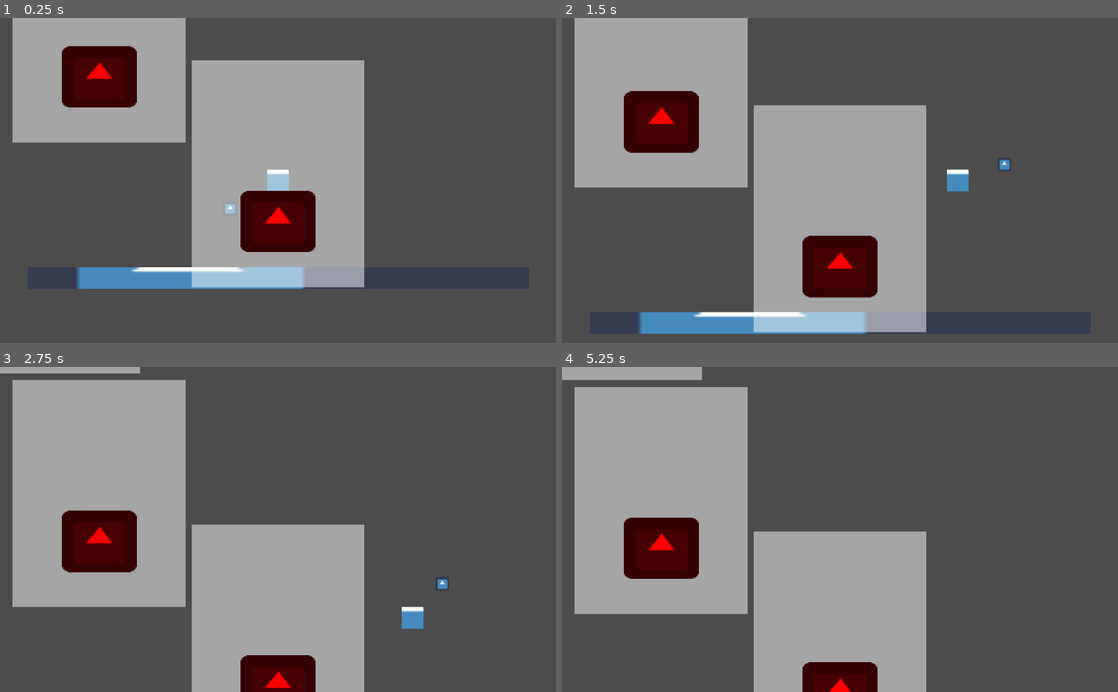
Above: before the commit, frames 1-4 (two rows, left to right).
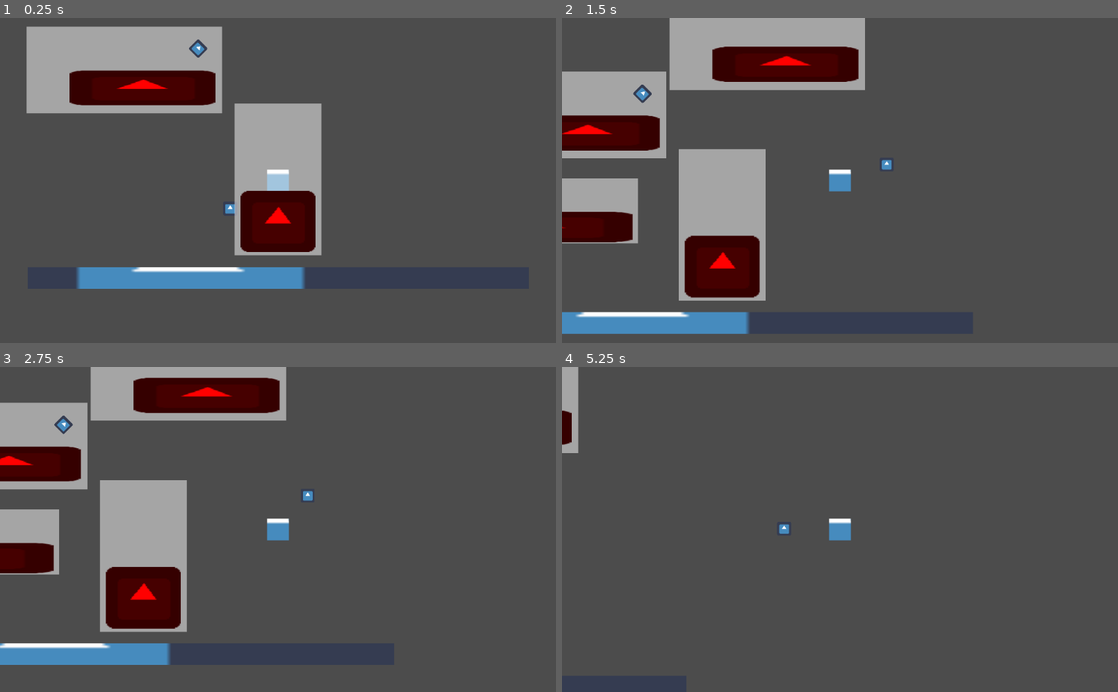
Above: after the commit, the same moments.

Repository: mdrgon1/GWJ-22-Spinzo
Game: Godot game, scene res://Main.tscn
The game is run twice, just before and just after one commit, with the same random seed, the same clock (stepped at 60 frames per second) and the same inputs. The engine's default icon, where the game draws it, is replaced by a stand-in: a white triangle on a blue panel in a dark square.
Inputs:
- Up to frame 1 (0.25 s): no input
- Up to frame 2 (1.5 s): hold E (throw_ball) 0.53-1.28 s; hold Right (move_right) from 0.53 s (still down); tap W (jump) at 0.77 s; tap X at 1.35 s
- Up to frame 3 (2.75 s): tap W (jump) at 1.52 s; release Right (move_right) at 2.03 s; hold A (move_left) from 2.03 s (still down); hold E (throw_ball) from 2.03 s (still down)
- Up to frame 4 (5.25 s): release A (move_left) at 2.78 s; release E (throw_ball) at 2.78 s; hold Right (move_right) 2.78-4.28 s; tap X at 2.85, 4.35 s; tap W (jump) at 3.02, 3.77, 4.52 s; hold E (throw_ball) 3.53-4.28 s; hold A (move_left) 4.28-5.03 s; hold Right (move_right) from 5.03 s (still down); hold E (throw_ball) from 5.03 s (still down)

The runs differ from the first frame. In frame 1, 22% of the frame differs, in the area x 2-66%, y 0-83%; in frame 2, 45%, in the area x 0-81%, y 0-98%; in frame 3, 39%; in frame 4, 39%.

Commit message:
levels can spawn 1 or 2 following levels

Diff:
--- a/Project/Scripts/Camera.gd
+++ b/Project/Scripts/Camera.gd
@@ -5,4 +5,5 @@
 onready var player = get_tree().get_nodes_in_group("player")[0]
 
 func _process(delta):
-	position.y = min(position.y, player.position.y + Y_OFFSET)
+	#position.y = min(position.y, player.position.y + Y_OFFSET)
+	position = player.position
--- a/Project/Scripts/MainLevel.gd
+++ b/Project/Scripts/MainLevel.gd
@@ -36,15 +36,18 @@
 
 		# create new levels if necessary
 		if(level.following_levels.size() == 0 && level.position.y >= upper_bound && abs(level.position.x - camera.position.x) < SPAWN_THRESHOLD_X):
-			var new_level_pos = Vector2(randf(), randf())
-			new_level_pos.x *= LEVEL_SPAWN_BOUNDS.size.x
-			new_level_pos.y *= LEVEL_SPAWN_BOUNDS.size.y
-			new_level_pos += LEVEL_SPAWN_BOUNDS.position
-			new_level_pos += level.position
+			for j in range((randi() % 2) + 1):
+				var new_level_pos = Vector2(randf(), randf())
+				new_level_pos.x *= LEVEL_SPAWN_BOUNDS.size.x
+				new_level_pos.y *= LEVEL_SPAWN_BOUNDS.size.y
+				new_level_pos += LEVEL_SPAWN_BOUNDS.position
+				new_level_pos += level.position
 
-			var new_level = create_level(new_level_pos)
-			if(new_level != null):
-				level.following_levels.append(new_level)
+				var new_level = create_level(new_level_pos)
+				if(new_level != null):
+					level.following_levels.append(new_level)
+				else:
+					j -= 1
 
 # create a random level at a given position
 func create_level(position : Vector2):
--- a/Project/level_templates/Template0.tscn
+++ b/Project/level_templates/Template0.tscn
@@ -8,7 +8,7 @@
 
 [node name="LevelTemplate" type="Node2D"]
 script = ExtResource( 1 )
-bounds_rect = Rect2( -62.811, -26.709, 125.622, 53.418 )
+bounds_rect = Rect2( -50, -15, 100, 30 )
 
 [node name="EnemySpawns" type="Node" parent="."]
 
--- a/Project/level_templates/Template1.tscn
+++ b/Project/level_templates/Template1.tscn
@@ -8,7 +8,7 @@
 
 [node name="LevelTemplate" type="Node2D"]
 script = ExtResource( 1 )
-bounds_rect = Rect2( -39.869, -60.135, 79.738, 104.774 )
+bounds_rect = Rect2( -20, -40, 40, 70 )
 
 [node name="EnemySpawns" type="Node" parent="."]
 
--- a/Project/level_templates/Template2.tscn
+++ b/Project/level_templates/Template2.tscn
@@ -8,7 +8,7 @@
 
 [node name="LevelTemplate" type="Node2D"]
 script = ExtResource( 1 )
-bounds_rect = Rect2( -45.573, -35.213, 137.21, 70.426 )
+bounds_rect = Rect2( -20, -20, 90, 40 )
 
 [node name="EnemySpawns" type="Node" parent="."]
 
